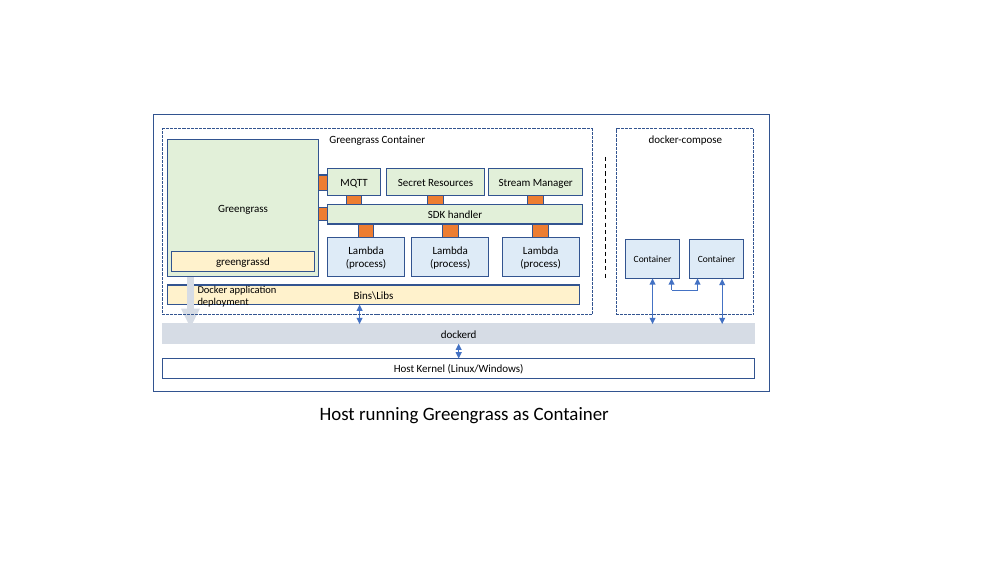
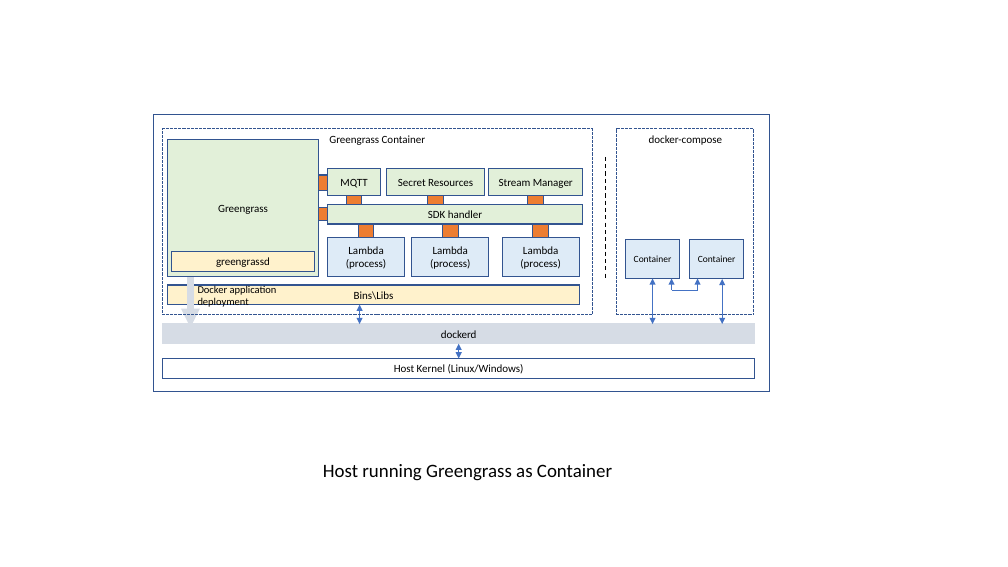
Before and after one commit to awslabs/aws-iot-greengrass-accelerators, a slide deck: slide 3 of accelerators/stream_manager/docs/Master Images.pptx. Drawn at 1008x567 pixels with LibreOffice and Linux fonts; fonts in the diff are those of the drawing. Boxes give left, top, right and bottom in pixels: in the first picture for what was removed or moved away, otherwise in the second. Text is boxed around its words. In the diff, an @@ line names an element or a change of style, - is before the commit and + after.

```diff
--- a/accelerators/stream_manager/docs/Master Images.pptx
+++ b/accelerators/stream_manager/docs/Master Images.pptx
@@ text "Host running Greengrass as Container": place and size @@
-text "Host running Greengrass as Container" at (320,407,609,424)
+text "Host running Greengrass as Container" at (323,464,612,481)
```
Also in this commit, not shown: 5 other files.
